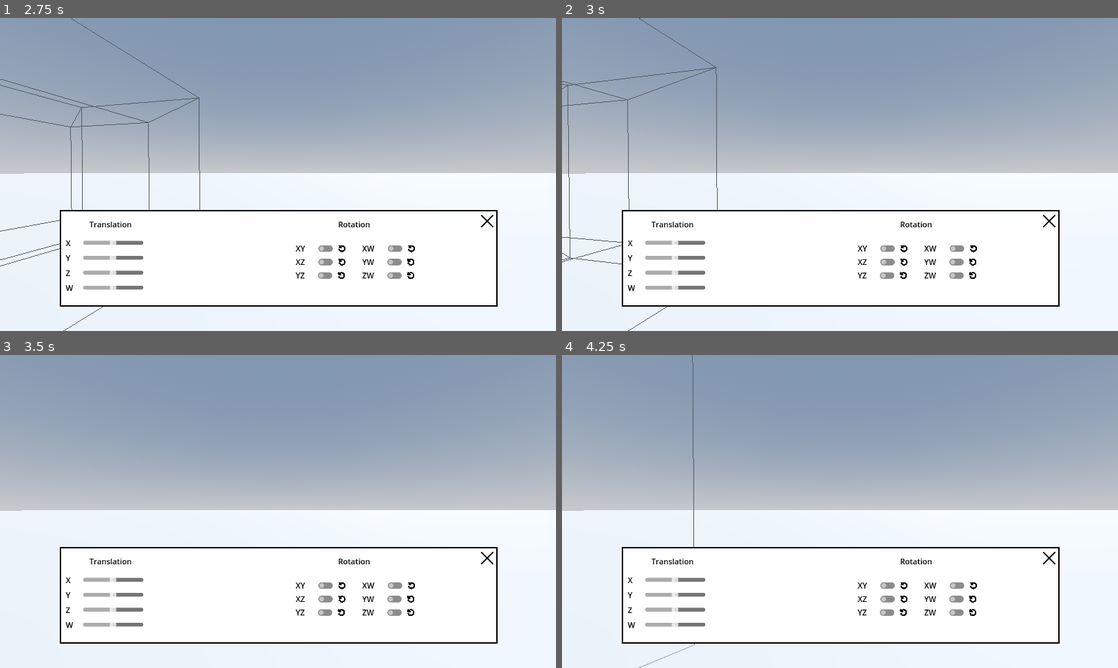
Above: before the commit, frames 1-4 (two rows, left to right).
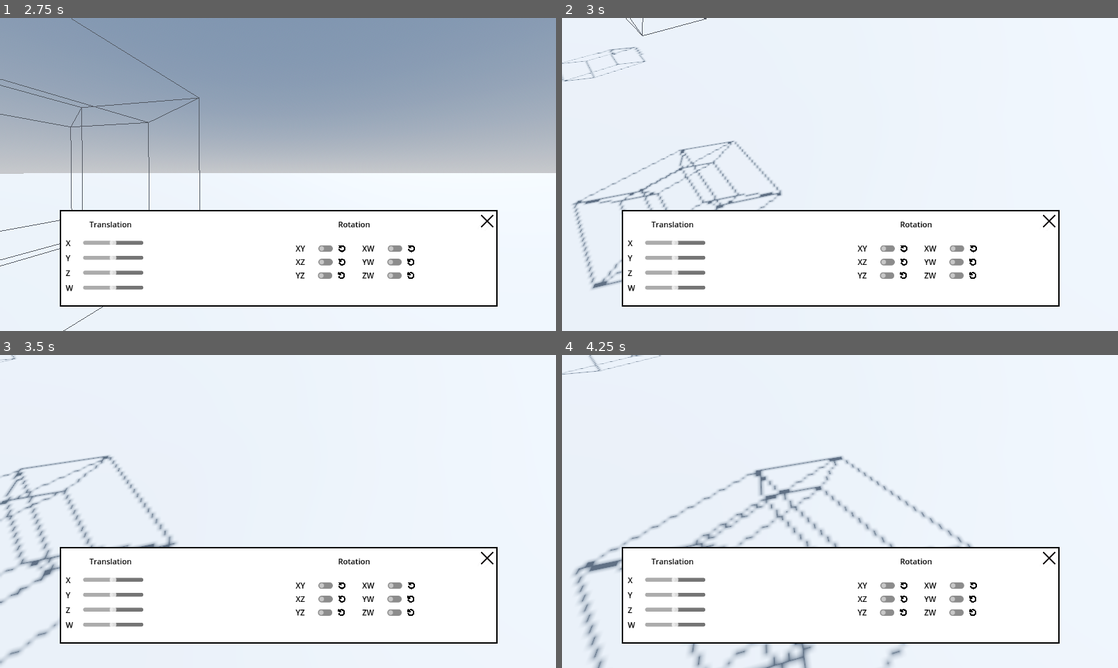
Above: after the commit, the same moments.

Repository: Stantrh/Projet_Tutore_4D_VR_KOMODZINSKI_RYSAK_TROHA
Game: Godot game, scene res://Scenes/world.tscn
Same seed, same stepped clock (60 frames per second), same inputs: the game is played once before the commit and once after it.
Inputs (mouse positions are in pixels of both pictures, inside the frame that each line leads up to):
- Up to frame 1 (2.75 s): tap Enter at 0.5 s; move the mouse to (305, 174) at 0.52 s; hold Middle mouse button (rotate, bound only after the commit) 0.53-1.28 s; hold W (move_forward) 0.53-2.03 s; move the mouse to (250, 174) at 1.27 s; click (250, 174) at 1.35 s; tap Middle mouse button (rotate, bound only after the commit) at 1.55 s; move the mouse to (333, 105) at 2.02 s; hold D (move_right) from 2.03 s (still down); hold Middle mouse button (rotate, bound only after the commit) from 2.03 s (still down)
- Up to frame 2 (3 s): move the mouse to (812, 237) at 2.77 s; release D (move_right) at 2.78 s; release Middle mouse button (rotate, bound only after the commit) at 2.78 s; hold W (move_forward) from 2.78 s (still down); tap Middle mouse button (rotate, bound only after the commit) at 2.85 s
- Up to frame 3 (3.5 s): keep holding W (move_forward)
- Up to frame 4 (4.25 s): move the mouse to (1006, 558) at 3.52 s; release W (move_forward) at 3.53 s; hold A (move_left) from 3.53 s (still down); hold Middle mouse button (rotate, bound only after the commit) from 3.53 s (still down); click (1006, 558) at 3.6 s

Frame 1 is identical in both runs. In frame 2, 51% of the frame differs, in the area x 0-100%, y 0-100%; in frame 3, 50%; in frame 4, 52%.

Commit message:
ajout tourner camera ui

Diff:
--- a/app4d/Scripts/character_view.gd
+++ b/app4d/Scripts/character_view.gd
@@ -24,7 +24,7 @@
 	$RayCast3D.enabled = true
 func _input(event):
 	# Gestion des mouvements de la souris
-	if Input.mouse_mode == Input.MOUSE_MODE_CAPTURED:
+	if Input.mouse_mode == Input.MOUSE_MODE_CAPTURED or Input.is_action_pressed("rotate"):
 		if event is InputEventMouseMotion:
 			yaw -= event.relative.x * mouse_sensitivity.x
 			pitch -= event.relative.y * mouse_sensitivity.y
--- a/app4d/project.godot
+++ b/app4d/project.godot
@@ -75,3 +75,8 @@
 "events": [Object(InputEventMouseButton,"resource_local_to_scene":false,"resource_name":"","device":-1,"window_id":0,"a …(258 unchanged characters)…
 ]
 }
+rotate={
+"deadzone": 0.5,
+"events": [Object(InputEventMouseButton,"resource_local_to_scene":false,"resource_name":"","device":-1,"window_id":0,"alt_pressed":false,"shift_pressed":false,"ctrl_pressed":false,"meta_pressed":false,"button_mask":4,"position":Vector2(149, 11),"global_position":Vector2(158, 57),"factor":1.0,"button_index":3,"canceled":false,"pressed":true,"double_click":false,"script":null)
+]
+}
